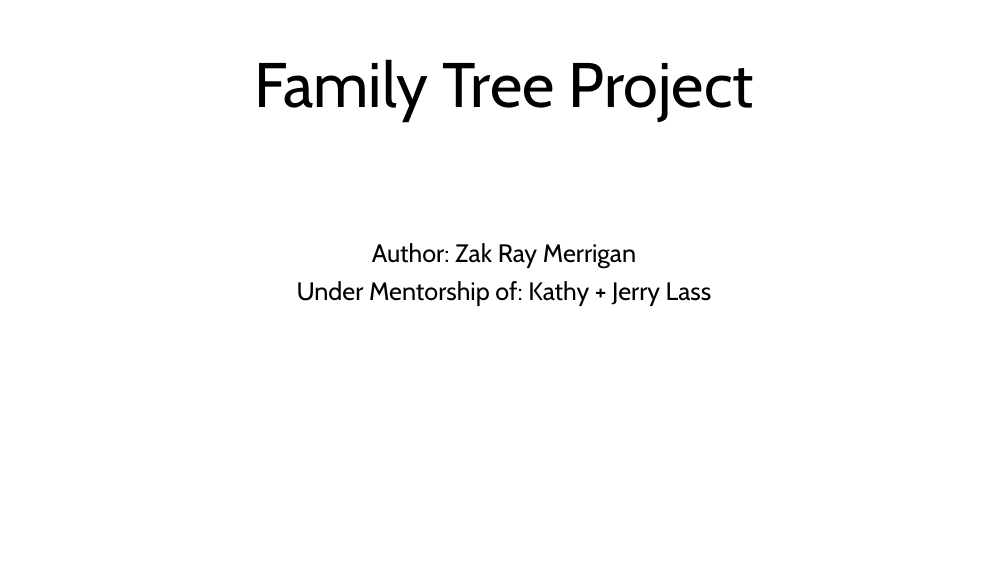
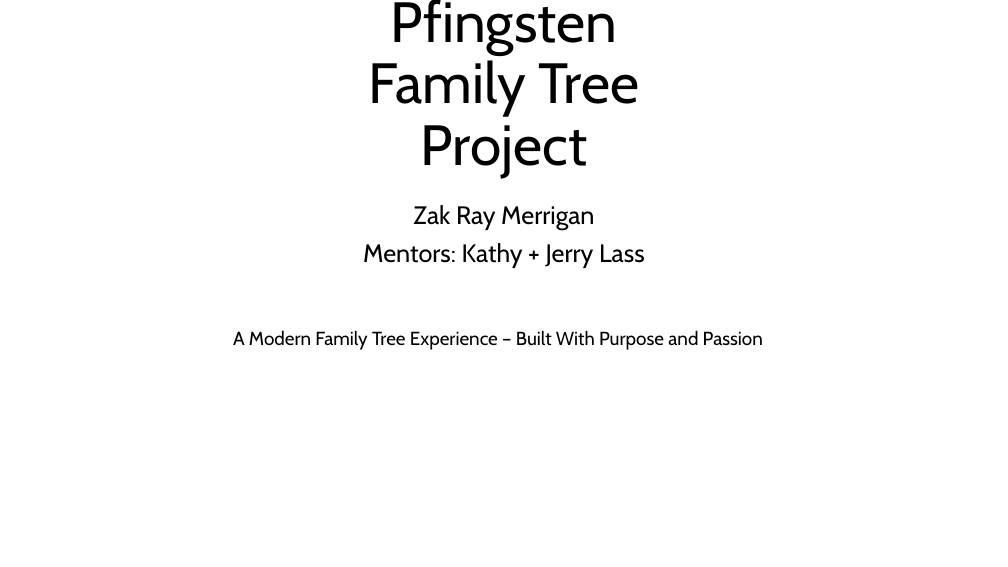
Before and after one commit to Zakttack/FamilyTreeProject, a slide deck: slide 1 of Resources/Family Tree Project Checkpoint Presentation.pptx. Drawn at 1008x567 pixels with LibreOffice and Linux fonts; fonts in the diff are those of the drawing. Boxes give left, top, right and bottom in pixels: in the first picture for what was removed or moved away, otherwise in the second. Text is boxed around its words. In the diff, an @@ line names an element or a change of style, - is before the commit and + after.

```diff
--- a/Resources/Family Tree Project Checkpoint Presentation.pptx
+++ b/Resources/Family Tree Project Checkpoint Presentation.pptx
@@ title at bbox=[369, 0, 639, 178]: text changed; size 60 to 54 pt @@
-Family Tree Project
+Pfingsten
+Family Tree Project
@@ subtitle at bbox=[363, 205, 645, 268]: text changed @@
-Author: Zak Ray Merrigan
-Under Mentorship of: Kathy + Jerry Lass
+Zak Ray Merrigan
+Mentors: Kathy + Jerry Lass
@@ text added at bbox=[233, 330, 763, 350], 18 pt, text #000000 @@
+A Modern Family Tree Experience – Built With Purpose and Passion
```
Also in this commit, not shown: 1 other slide changed, 4 slides added.
